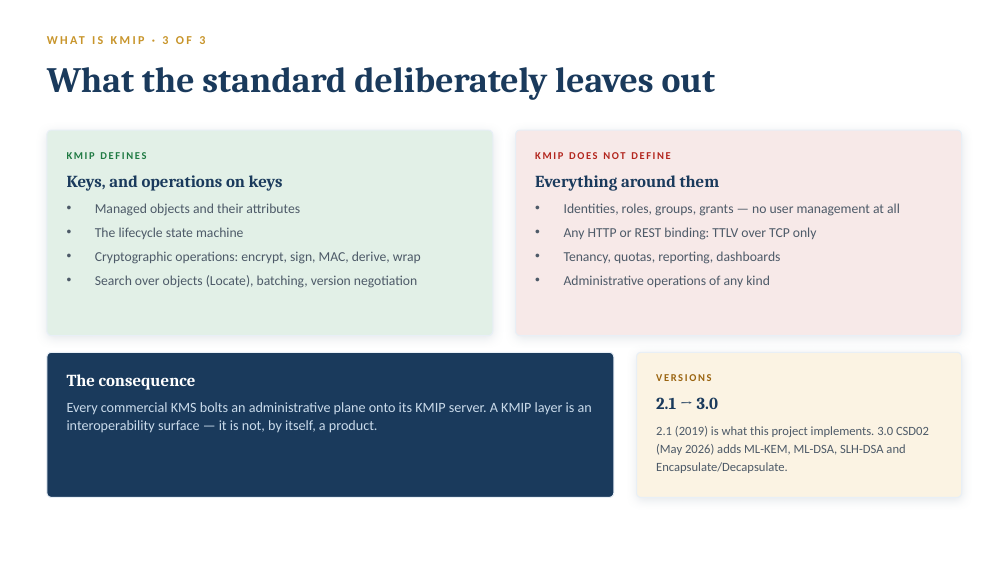
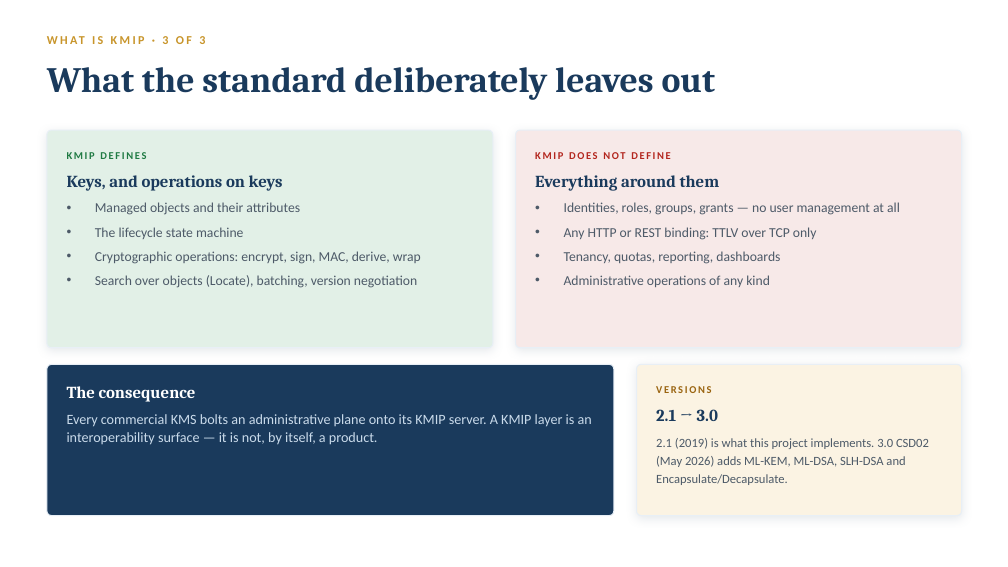
Before and after one commit to Gaillotte/Noida, a slide deck: slide 4 of KMIP_PKCS11_Overview_Deck.pptx. Drawn at 1008x567 pixels with LibreOffice and Linux fonts; fonts in the diff are those of the drawing. Boxes give left, top, right and bottom in pixels: in the first picture for what was removed or moved away, otherwise in the second. Text is boxed around its words. In the diff, an @@ line names an element or a change of style, - is before the commit and + after.

```diff
--- a/KMIP_PKCS11_Overview_Deck.pptx
+++ b/KMIP_PKCS11_Overview_Deck.pptx
@@ rounded rectangle: place and size @@
-rounded rectangle at (47,130,493,336)
+rounded rectangle at (47,130,493,348)
@@ rounded rectangle: place and size @@
-rounded rectangle at (516,130,962,336)
+rounded rectangle at (516,130,962,348)
@@ rounded rectangle: place and size @@
-rounded rectangle at (47,352,614,498)
+rounded rectangle at (47,364,614,516)
@@ proportions changed in 4 elements at (47,130,493,348), (516,130,962,348), (47,364,614,516), (637,364,962,516) @@
@@ rounded rectangle: place and size @@
-rounded rectangle at (637,352,962,498)
+rounded rectangle at (637,364,962,516)
@@ text "Every commercial KMS bolts an ...": place and size @@
-text "Every commercial KMS bolts an ..." at (67,402,592,433)
+text "Every commercial KMS bolts an ..." at (67,414,592,445)
@@ 3 texts: place and size @@
-3 texts at (67,374,718,409)
+3 texts at (67,386,718,421)
@@ text "2.1 (2019) is what this ...": place and size @@
-text "2.1 (2019) is what this ..." at (656,426,929,473)
+text "2.1 (2019) is what this ..." at (656,438,929,485)
```
Also in this commit, not shown: 3 other slides changed, 5 other files.
